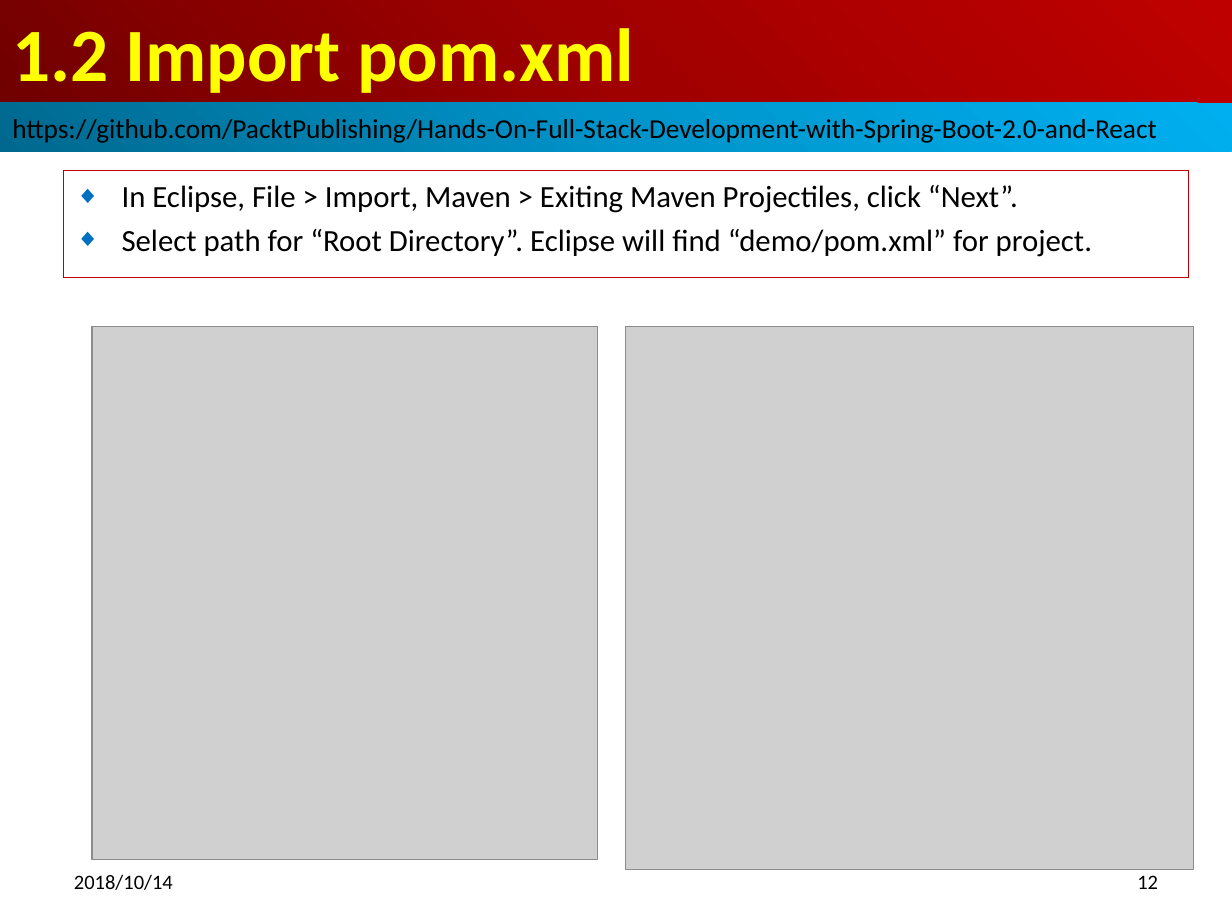
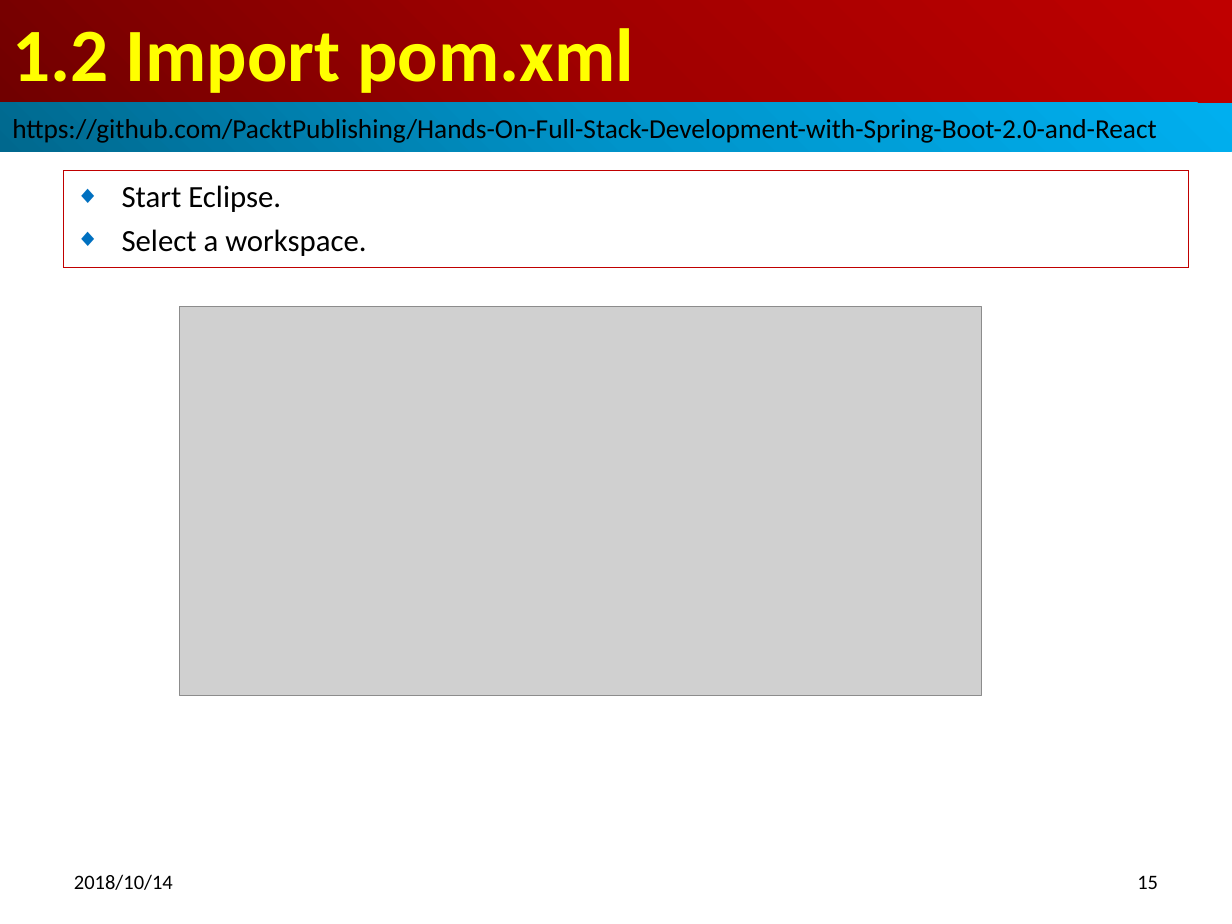
Before and after one commit to peterhchen/full-stack-spring-boot, a slide deck: slide 15 of 15_Ch01_Setup.pptx (slide 12 before the commit). Drawn at 1232x924 pixels with LibreOffice and Linux fonts; fonts in the diff are those of the drawing; grey boxes stand for pictures. Boxes give left, top, right and bottom in pixels: in the first picture for what was removed or moved away, otherwise in the second. Text is boxed around its words. In the diff, an @@ line names an element or a change of style, - is before the commit and + after.

```diff
--- a/15_Ch01_Setup.pptx
+++ b/15_Ch01_Setup.pptx
@@ subtitle "Start Eclipse.": place and size @@
-subtitle "Start Eclipse." at box(63, 171, 1188, 278)
+subtitle "Start Eclipse." at box(63, 171, 1188, 269)
@@ subtitle at box(122, 185, 366, 256): text changed @@
-◆ In Eclipse, File > Import, Maven > Exiting Maven Projectiles, click “Next”.
-◆ Select path for “Root Directory”. Eclipse will find “demo/pom.xml” for project.
+◆ Start Eclipse.
+◆ Select a workspace.
@@ picture removed at box(92, 326, 598, 860) @@
@@ picture added at box(180, 307, 982, 696) @@
@@ picture removed at box(626, 326, 1194, 870) @@
@@ page number at box(1137, 875, 1158, 889): text changed @@
-12
+15
```
Also in this commit, not shown: 7 other slides changed, 9 slides added, 9 other files.
